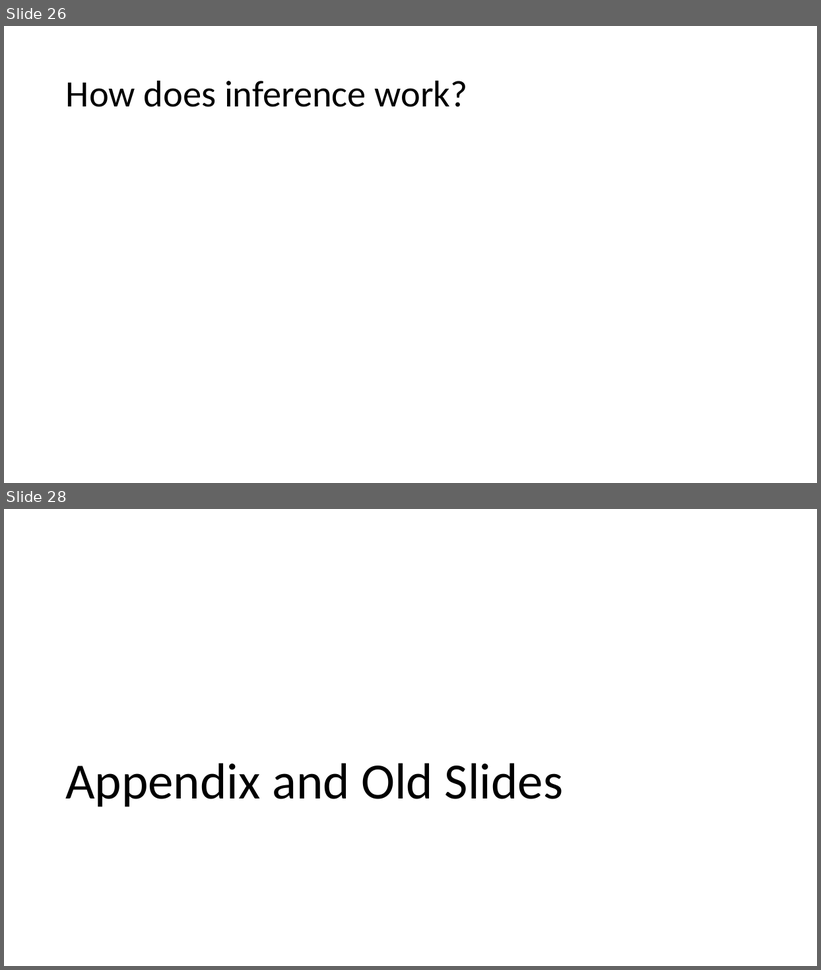
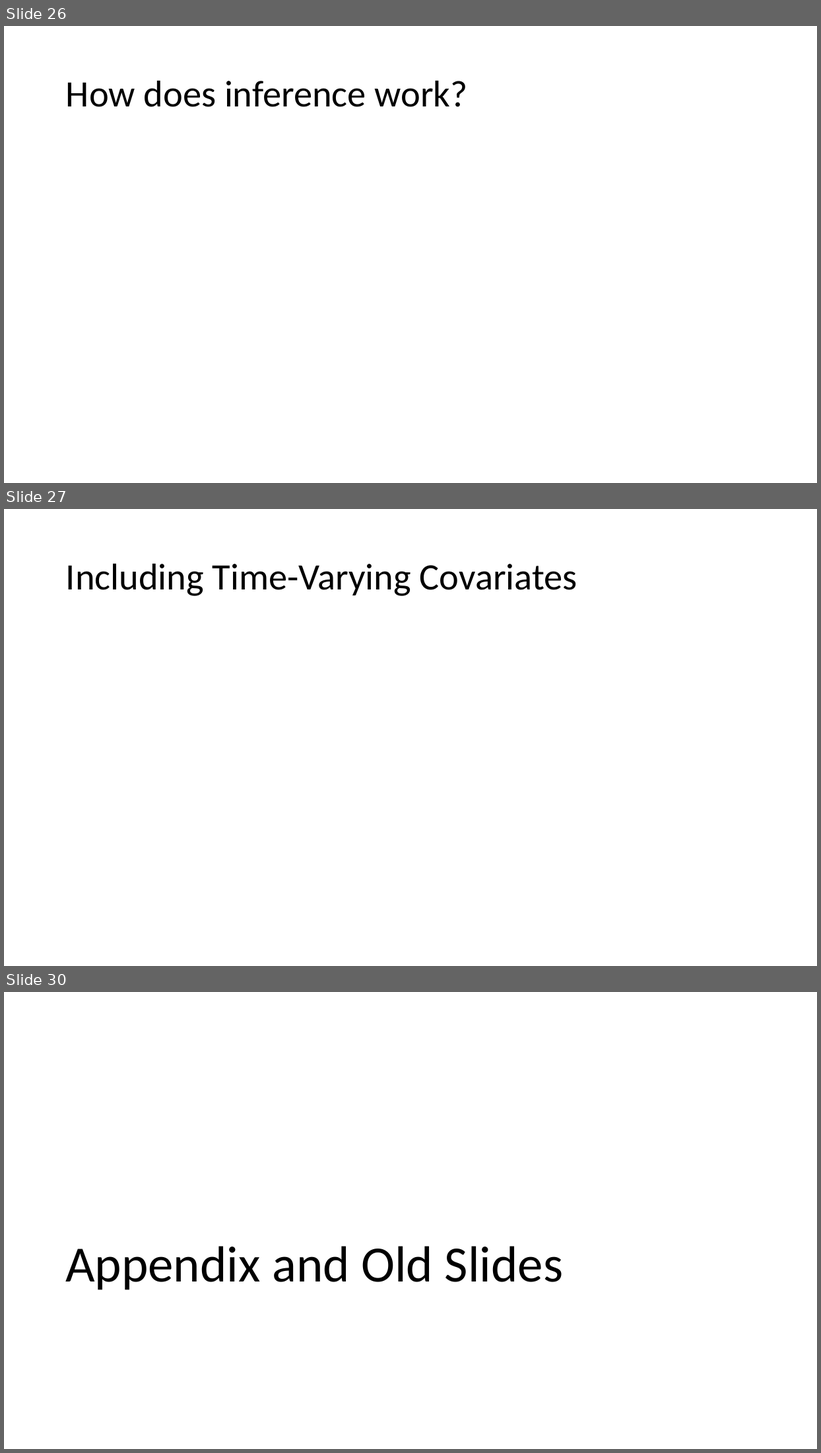
Before and after one commit to shoepaladin/causalinference_crashcourse, a slide deck: Powerpoints/6 DiffnDiff (WIP).pptx. Shown one above the other, each under a label of ours: slides 26 and 28 before the commit, slides 26, 27 and 30 after it; the slides between them are not shown. The pictures are 821x970 and 821x1453 pixels, drawn with LibreOffice and Linux fonts; fonts in the diff are those of the drawing; grey boxes stand for pictures. Boxes give left, top, right and bottom in pixels: in the first picture for what was removed or moved away, otherwise in the second. Text is boxed around its words. In the diff, an @@ line names an element or a change of style, - is before the commit and + after.

```diff
--- a/Powerpoints/6 DiffnDiff (WIP).pptx
+++ b/Powerpoints/6 DiffnDiff (WIP).pptx
@@ slide 27 added at [4, 509, 817, 966], background #FFFFFF @@
@@ title added at [66, 563, 578, 596], 44 pt, text #000000 @@
+Including Time-Varying Covariates
@@ what was slide 28 is now slide 30 @@
```
Also in this commit, not shown: 2 slides changed, 1 other slide added.
